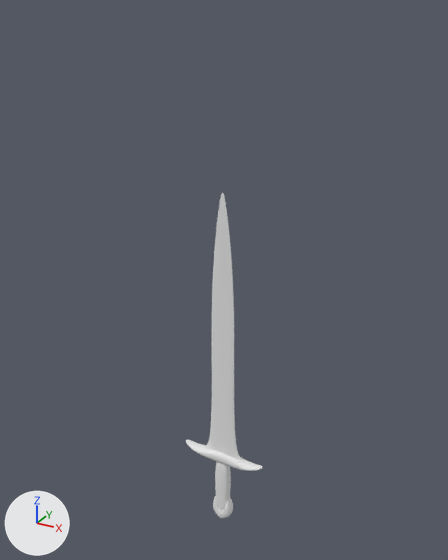
What one commit did to the Blender file Bandit Game/Assets/Models/Sword.blend.
Camera for both pictures: a 50 mm camera at (0.438, -0.792, 0.805) aimed at (-0.012, 0.026, 0.395). The axes (+X, +Y, +Z) are drawn at lower left. The lights are the same throughout.
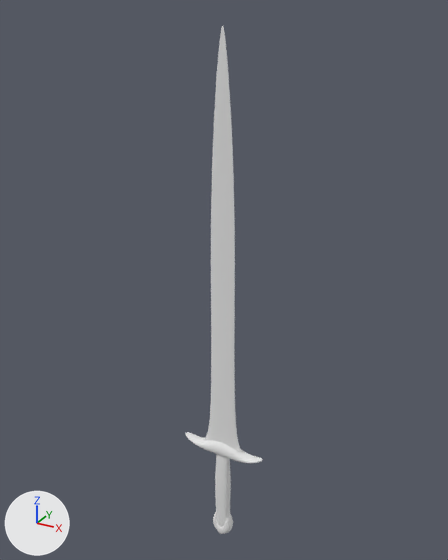
Patch to the scene script:
```diff
--- a/Bandit Game/Assets/Models/Sword.blend.py
+++ b/Bandit Game/Assets/Models/Sword.blend.py
@@ me_cube @@
 # used by ob_cube; location = (0.0, 0.0, 0.235); scale = (0.0407, 0.0407, 0.0407)
-me_cube.from_pydata(...)  # 104 vertices, 82 faces; spans x 0.0..2.0, y -0.3..0.3, z -7.9..7.9
+me_cube.from_pydata(...)  # 104 vertices, 82 faces; spans x 0.0..2.0, y -0.3..0.3, z -7.5..15.0
+# me_cube part 1: 104 of 104 vertices moved; they spanned x 0.0..2.0, y -0.3..0.3, z -7.9..7.9 and now span x 0.0..2.0, y -0.3..0.3, z -7.5..15.0; mean shift (0.0, 0.0, 1.8); largest move (0.0, 0.0, 7.9) -> (0.0, 0.0, 15.0)
 me_cube.materials.append(mat_material)
@@ ob_cube @@
 ob_cube = bpy.data.objects.new('Cube', me_cube)
-ob_cube.location = (0.0, 0.0, 0.235)
+ob_cube.location = (0.0, 0.0, 0.18)
 ob_cube.scale = (0.0407, 0.0407, 0.0407)
```

Pixel boxes (x1, y1, x2, y2) of what changed, in the pictures (448 x 560 px):
'Cube', reshaped, moved (56% taller)
    before: (186, 193, 262, 518)
    after: (186, 26, 263, 534)
